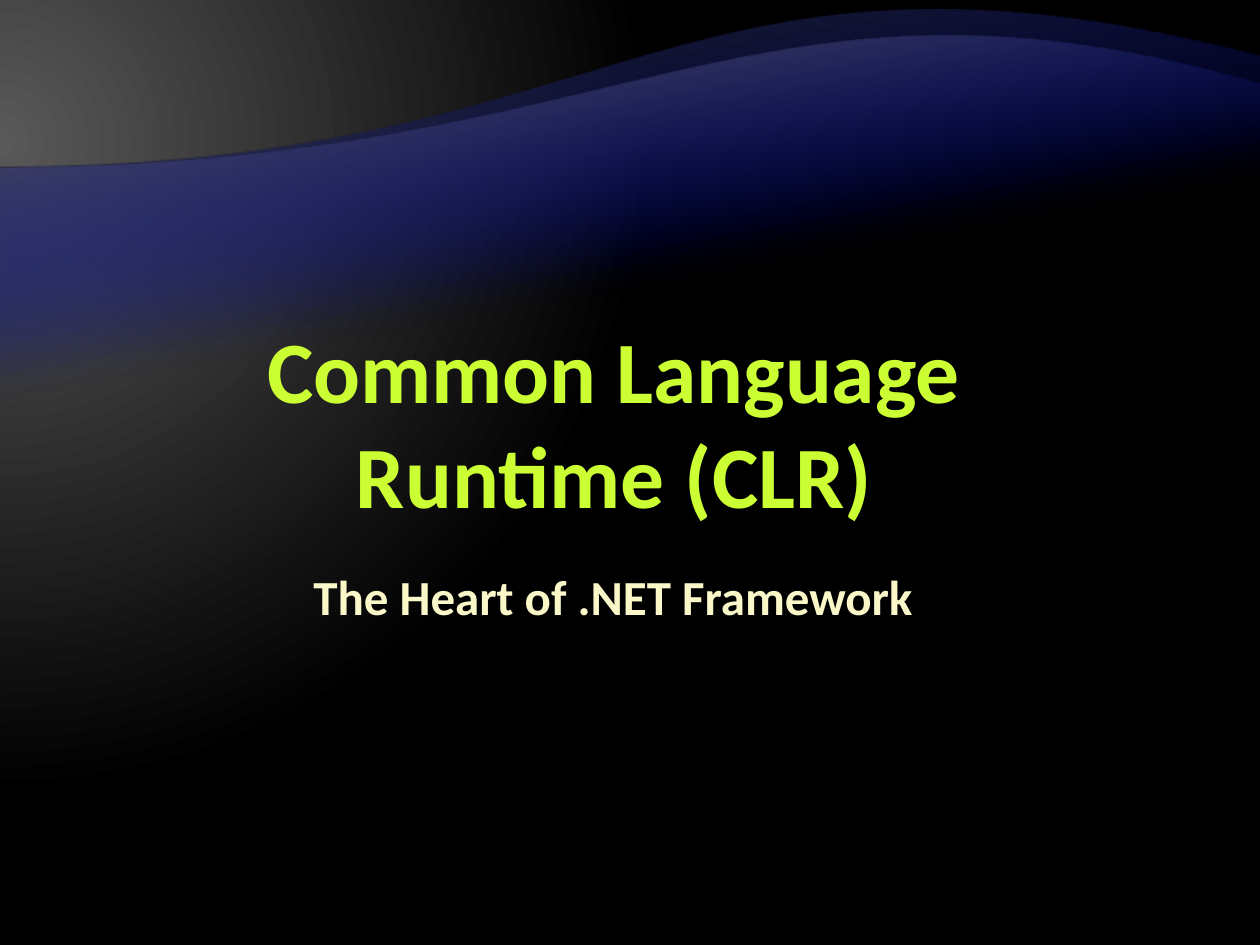
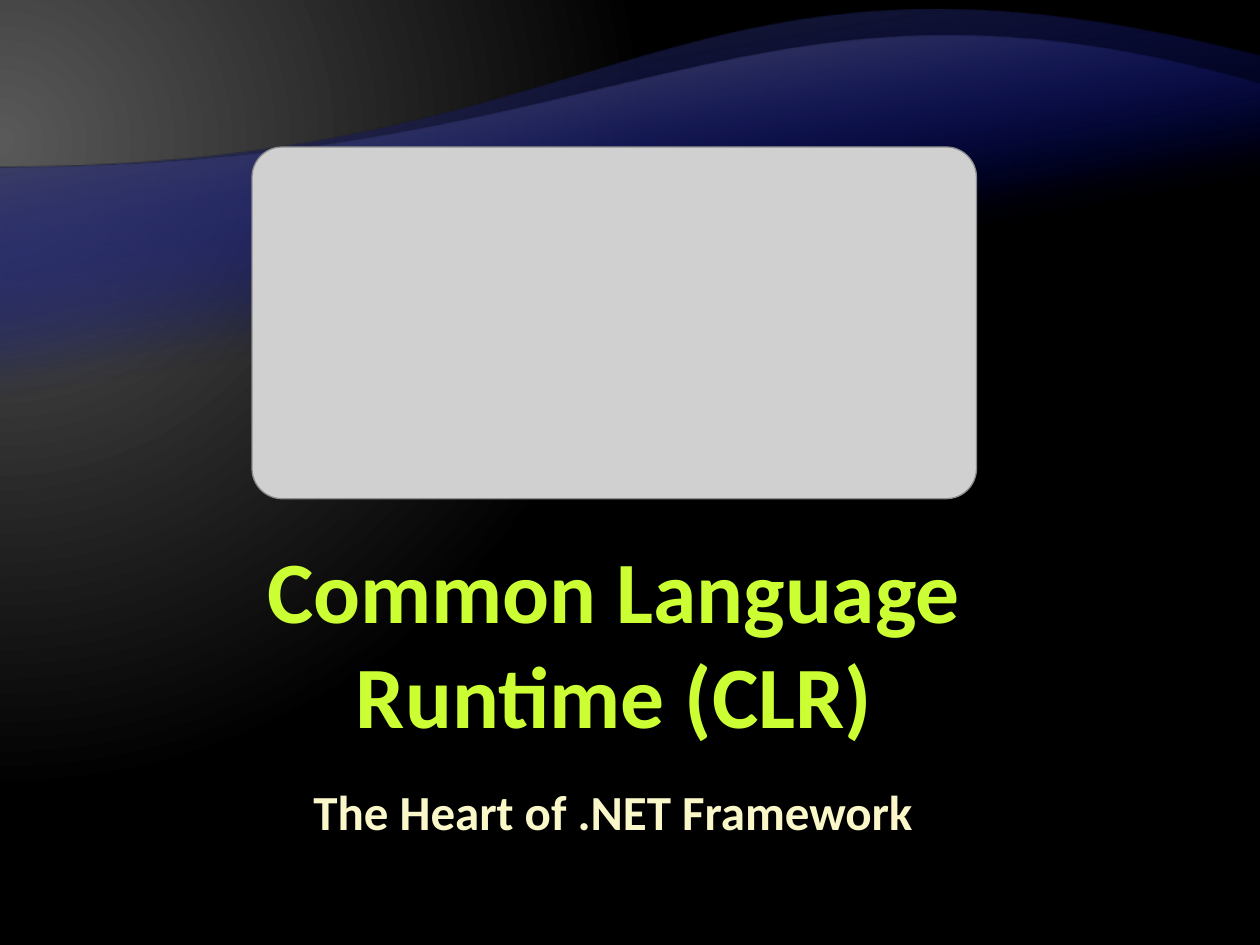
Before and after one commit to Graveheart/aspnetcourse, a slide deck: slide 16 of lectures/1. .NET Framework Overview.pptx. Drawn at 1260x945 pixels with LibreOffice and Linux fonts; fonts in the diff are those of the drawing; grey boxes stand for pictures; background and template pictures are left out. Boxes give left, top, right and bottom in pixels: in the first picture for what was removed or moved away, otherwise in the second. Text is boxed around its words. In the diff, an @@ line names an element or a change of style, - is before the commit and + after.

```diff
--- a/lectures/1. .NET Framework Overview.pptx
+++ b/lectures/1. .NET Framework Overview.pptx
@@ picture added at (252,147,976,499) @@
@@ title "Common Language Runtime (CLR)": place and size @@
-title "Common Language Runtime (CLR)" at (267,345,960,521)
+title "Common Language Runtime (CLR)" at (267,565,960,741)
@@ subtitle "The Heart of .NET Framework": place and size @@
-subtitle "The Heart of .NET Framework" at (313,580,912,616)
+subtitle "The Heart of .NET Framework" at (313,795,912,831)
```
Also in this commit, not shown: 20 other slides changed.
